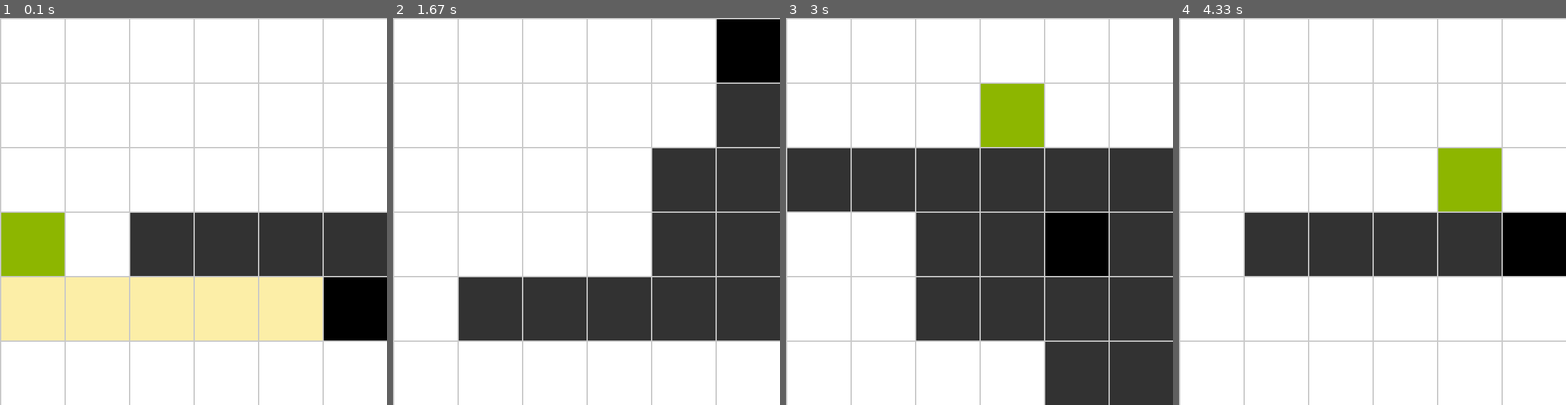
Above: before the commit, frames 1-4 (left to right).
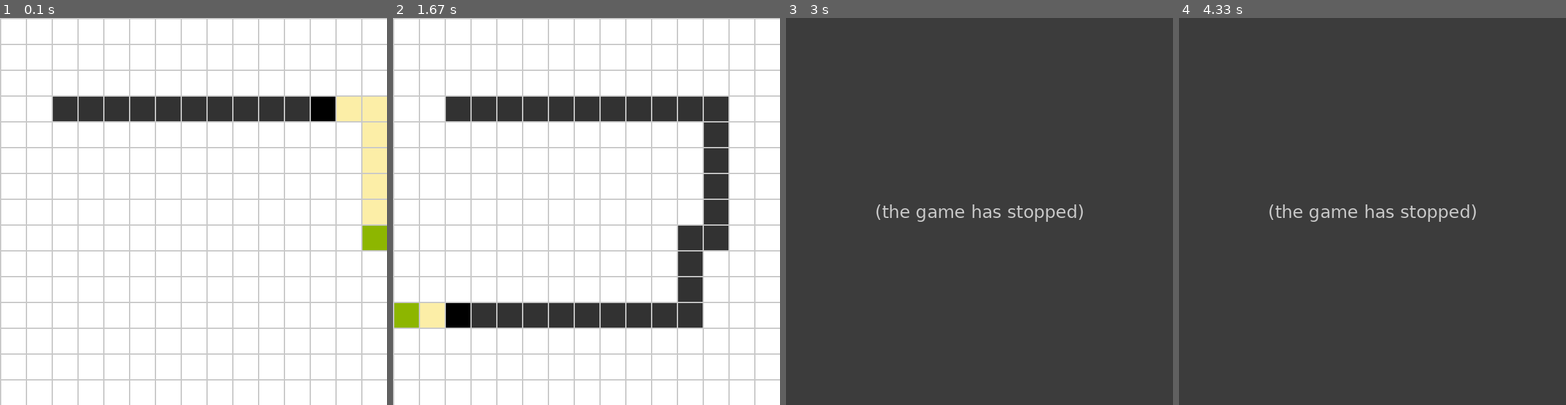
Above: after the commit, the same moments.

Repository: darioWorknet/PyGame-PathFinding-SnakeGame
Game: pygame game, started from snake_auto.py
The game is run twice, just before and just after one commit, with the same random seed, the same clock (stepped at 60 frames per second) and the same inputs.
Inputs:
- Up to frame 1 (0.1 s): no input
- Up to frame 2 (1.67 s): no input
- Up to frame 3 (3 s): no input
- Up to frame 4 (4.33 s): no input

The runs differ from the first frame. In frame 1, 43% of the frame differs, in the area x 0-100%, y 0-100%; in frame 2, 35%; in frame 3, 60%; in frame 4, 90%.
After the commit the program exited at 2.05 s; later frames show no game.

Commit message:
Code upgraded
Code cleaned and CSV write function modified

Diff:
--- a/snake_auto.py
+++ b/snake_auto.py
@@ -5,7 +5,6 @@
 import csv
 
 class Block:
-
     # COLORS
     HEAD = (0, 0, 0)
     BODY = (50, 50, 50)
@@ -82,15 +81,14 @@
 
 # _______________ GAME FUNCTIONS ___________________#
 
-
 def get_dir(dir):
-    if dir == 0: # K_UP
+    if dir == 0: # UP
         return 0, -1
-    elif dir == 1: # K_DOWN
+    elif dir == 1: # DOWN
         return 0, 1
-    elif dir == 2: # K_RIGHT
+    elif dir == 2: # RIGHT
         return 1, 0
-    elif dir == 3: # K_LEFT
+    elif dir == 3: # LEFT
         return -1, 0
 
 
@@ -108,15 +106,13 @@
     if valid_dir(snake, x_dir, y_dir):
         snake[0].convert_to('body')
         snake[-1].convert_to('blank')
-        deleted_body = snake.pop()
         x, y = snake[0].get_index()
         x_index, y_index = x + x_dir, y + y_dir
         if x_index >= ROWS or y_index >= ROWS:
             return
         new_head = blocks[y_index][x_index]
-
         new_head.convert_to('head')
-        snake.insert(0, blocks[y_index][x_index])
+        snake.insert(0, new_head)
 
 
 def move_through_path(blocks, snake, path):
@@ -146,14 +142,14 @@
                 move_snake(blocks, snake, dir)
                 return
 
-
+# SET ACCUMULATED COST TO ZERO AND UPDATE HEURISTICS FOR EACH BLOCK
 def update_costs(blocks, end):
     for row in blocks:
         for block in row:
             block.restart_params()
             block.set_heuristic(end)
 
-
+# WHEN PATH HAS BEEN FOUND, IT RETURNS THE PATH
 def get_path(current, start):
     path = list()
     path.append(current)
@@ -167,7 +163,7 @@
             path.append(parent)
     return path
 
-
+# A* PATHFINDING ALGORITHM
 def find_path(blocks, start, end):
     update_costs(blocks, end)
     borders = list()
@@ -228,11 +224,11 @@
     return snake
 
 
-def create_food(blocks, snake, head):
+def create_food(blocks, snake):
     valid_positions = list()
     for rows in blocks:
         for block in rows:
-            if block.kind != 'head' and block.kind != 'body':
+            if block not in snake:
                 valid_positions.append(block)
     proposed_food = random.choice(valid_positions)
     proposed_food.convert_to('food')
@@ -286,25 +282,23 @@
             if block.kind == 'path':
                 block.convert_to('blank')
 
-# For output CSV
-def create_dict(my_list):
-    dictionary = {}
-    for item in  my_list:
-        if item in dictionary:
-            dictionary[item] =+ 1
-        else:
-            dictionary[item] = 1
-    return dictionary
-
-
-# GAME CONFIGURATION
+
+def create_CSV(filename, scores):
+    with open(filename, 'w', newline='') as csv_file:
+        wr = csv.writer(csv_file)
+        wr.writerow(['Scores'])
+        for score in scores:
+            wr.writerow([score])
+
+
+# GAME CONFIGURATION ____________________________________
 WIDTH = 600
 HEIGHT = WIDTH
-ROWS = 6   # 6, 8, 10, 15
+ROWS = 15   # 6, 8, 10, 15
 SIZE = WIDTH // ROWS
 GRID_COLOR = (200, 200, 200)
 
-# PYGAME CONFIG.
+# PYGAME CONFIG. ________________________________________
 pygame.init()
 WIN = pygame.display.set_mode(( WIDTH, HEIGHT))
 pygame.display.set_caption("SNAKE A* -- Iteration: 1")
@@ -316,12 +310,13 @@
     game_over = False
     blocks = create_blocks(ROWS, SIZE)
     snake = create_snake(blocks)
-    food = create_food(blocks, snake, snake[0])
+    food = create_food(blocks, snake)
     path = []
     color_path = []
+    scores = []
+
     game_count = 0
-    game_limit = 30
-    scores = []
+    game_limit = 2 # How many games?
 
     while run:
         # EXIT LISTENER
@@ -329,6 +324,8 @@
             if event.type == pygame.QUIT:
                 pygame.quit()
                 exit()
+
+        # DRAW BOARD
         draw_blocks(WIN, blocks)
         draw_grid(WIN, ROWS, SIZE, GRID_COLOR)
 
@@ -340,7 +337,7 @@
             if food == snake[0]:
                 tail.convert_to('body')
                 snake.append(tail)
-                food = create_food(blocks, snake, snake[0])
+                food = create_food(blocks, snake)
             pygame.display.update()
             path = find_path (blocks, snake[0], food)
             if path:
@@ -351,35 +348,34 @@
         game_over = check_game_over(blocks, snake)
 
         if game_over:
-            time.sleep(0.5)
+            # time.sleep(0.5)
             score = len(snake)
             show_game_over(WIN, score)
             pygame.display.update()
-            time.sleep(1)
+            # time.sleep(1)
             restart = True
             if restart:
-                pygame.display.set_caption("SNAKE A* -- Iteration: " + str(game_count + 2))
+                game_count += 1
+                pygame.display.set_caption("SNAKE A* -- Iteration: " + str(game_count + 1))
                 restart_blocks(blocks)
                 del snake
                 snake = create_snake(blocks)
-                food = create_food(blocks, snake, (snake[0].x_index, snake[0].y_index))
+                food = create_food(blocks, snake)
                 game_over = False
-                game_count += 1
                 scores.append(score)
+                # EXIT GAME, WHEN DESIRED GAMES HAVE BEEN PLAYED
                 if game_count > game_limit - 1:
                     run = False
 
             pygame.display.update()
 
-        time.sleep(0.05)
+        # time.sleep(0.05)
         pygame.display.update()
 
-    scores_dict = create_dict(scores)
-    print('scores:', scores_dict)
-
-    with open('scores.csv', 'w', newline='') as csv_file:
-        wr = csv.writer(csv_file, quoting=csv.QUOTE_ALL)
-        wr.writerow(scores)
-
+    # CREATE CSV & STORE SCORES
+    filename = 'scores.csv'
+    create_CSV(filename, scores)
+
+    # EXIT PYGAME
     pygame.quit()
     exit()
